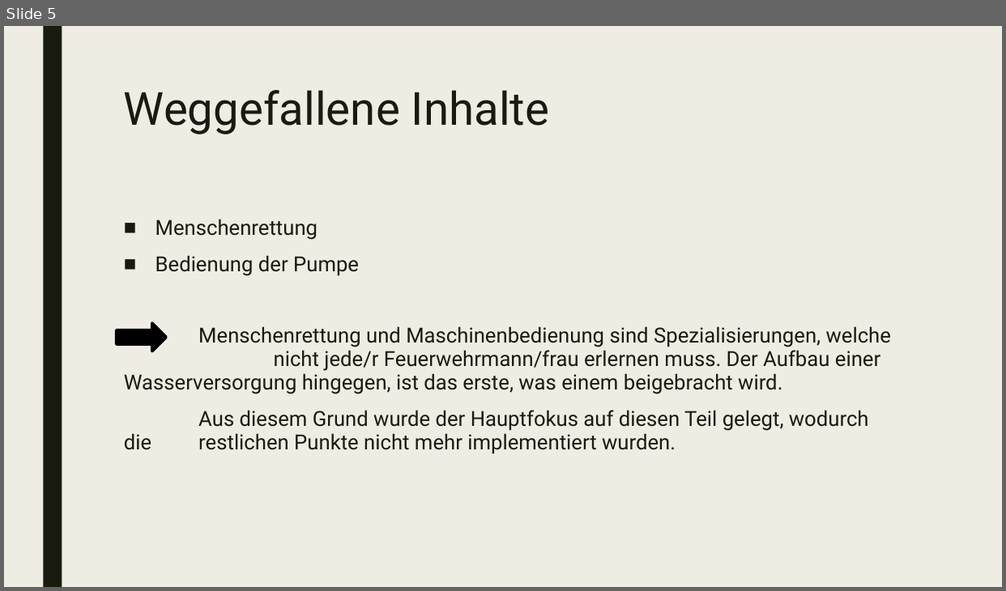
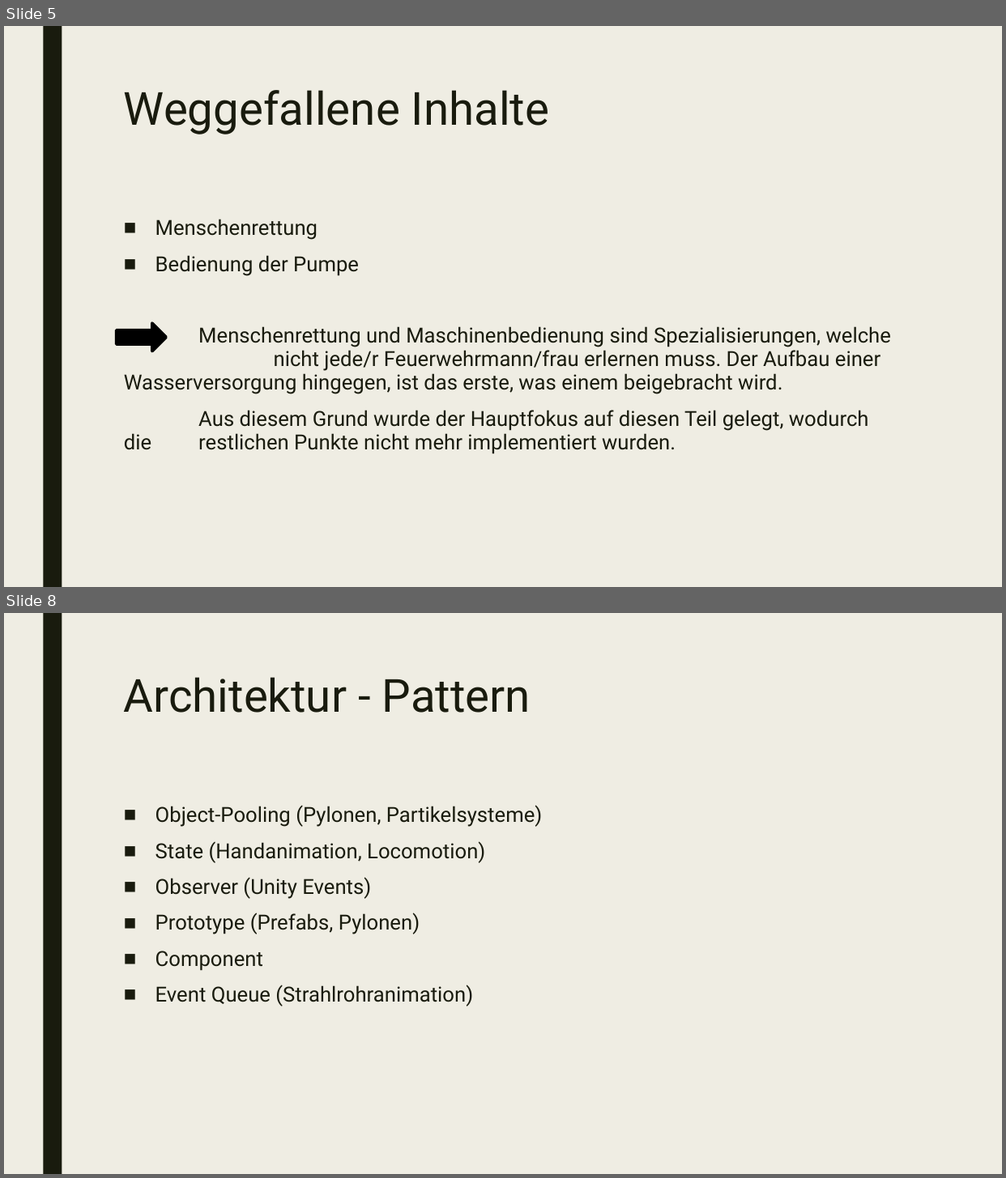
Before and after one commit to JoeK98/Project-Firefight, a slide deck: Abschlusspraesi.pptx. Shown one above the other, each under a label of ours: slide 5 before the commit, slides 5 and 8 after it; the slides between them are not shown. The pictures are 1006x591 and 1006x1178 pixels, drawn with LibreOffice and Linux fonts; fonts in the diff are those of the drawing. Boxes give left, top, right and bottom in pixels: in the first picture for what was removed or moved away, otherwise in the second. Text is boxed around its words. In the diff, an @@ line names an element or a change of style, - is before the commit and + after.

```diff
--- a/Abschlusspraesi.pptx
+++ b/Abschlusspraesi.pptx
@@ slide 8 added at <box>4,613,1002,1174</box>, background #EFEDE3; not listed: 1 template element that a slide beside it also shows @@
@@ title added at <box>124,677,530,713</box>, 44 pt, text #191B0E @@
+Architektur - Pattern
@@ text added at <box>155,805,542,1007</box>, 20 pt, text #191B0E @@
+■ Object-Pooling (Pylonen, Partikelsysteme)
+■ State (Handanimation, Locomotion)
+■ Observer (Unity Events)
+■ Prototype (Prefabs, Pylonen)
+■ Component
+■ Event Queue (Strahlrohranimation)
```
Also in this commit, not shown: 3 other slides added.
